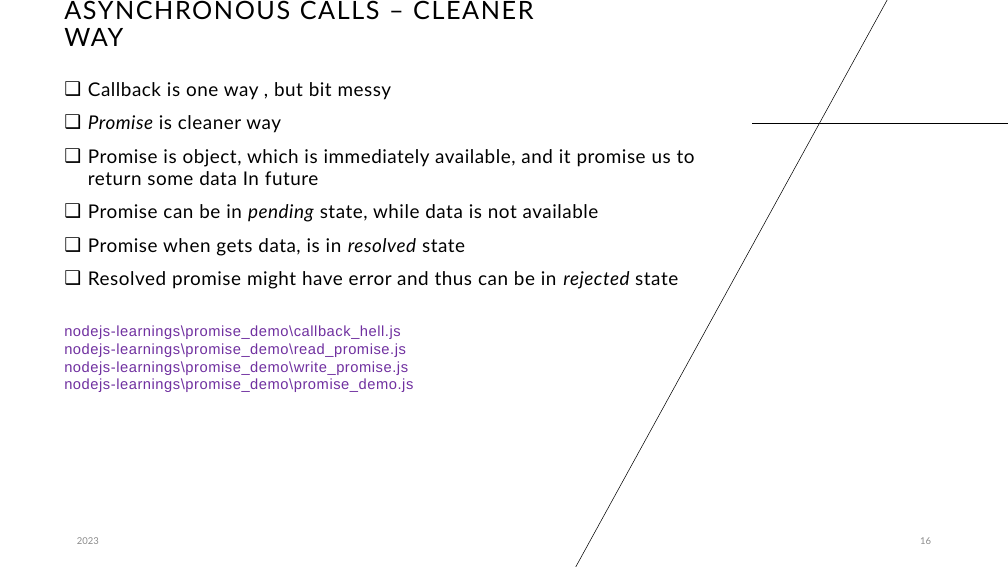
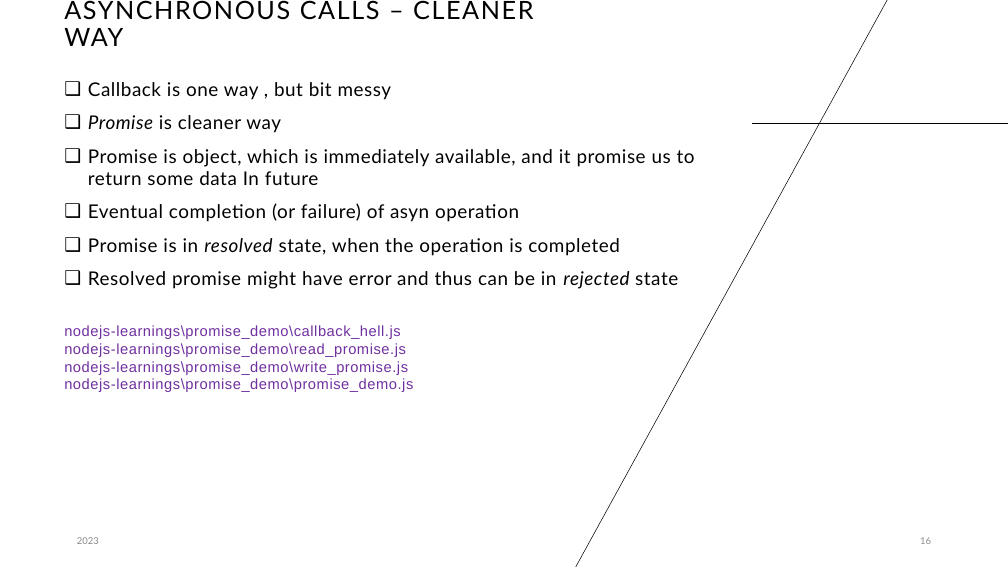
Before and after one commit to cbagade/devops_tutorials, a slide deck: slide 16 of nodejs-learnings/nodejs_learnings.pptx. Drawn at 1008x567 pixels with LibreOffice and Linux fonts; fonts in the diff are those of the drawing. Boxes give left, top, right and bottom in pixels: in the first picture for what was removed or moved away, otherwise in the second. Text is boxed around its words. In the diff, an @@ line names an element or a change of style, - is before the commit and + after.

Commit message:
changes

```diff
--- a/nodejs-learnings/nodejs_learnings.pptx
+++ b/nodejs-learnings/nodejs_learnings.pptx
@@ text at (88, 203, 620, 256): text changed @@
-❑ Promise can be in pending state, while data is not available
-❑ Promise when gets data, is in resolved state
+❑ Eventual completion (or failure) of asyn operation
+❑ Promise is in resolved state, when the operation is completed
```
